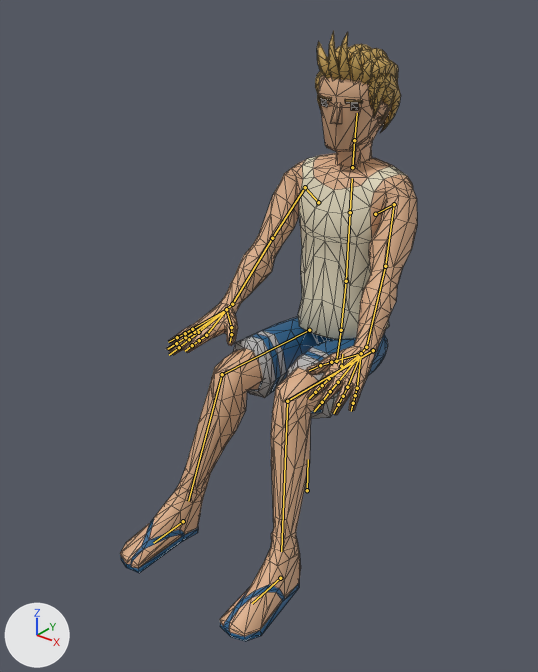
The glTF model js/models/avatars/club-crowd-m8.glb as it was, and as the next commit left it.
The view is the same before and after, from a 50 mm lens placed at (1.157, -1.722, 1.545), pointed at (-0.008, -0.266, 0.642). Every picture has the same lights, and +X, +Y and +Z are marked at lower left. The first picture is the older version. Both versions are drawn at frame 287 of the action 'Seated_Low_Loop'; the numbers are the values there. The bones that change, and the others that lie on the model, are drawn over the model as lines. Mesh edges are drawn as thin lines.

Objects in the first picture: 'Beach_Body'.
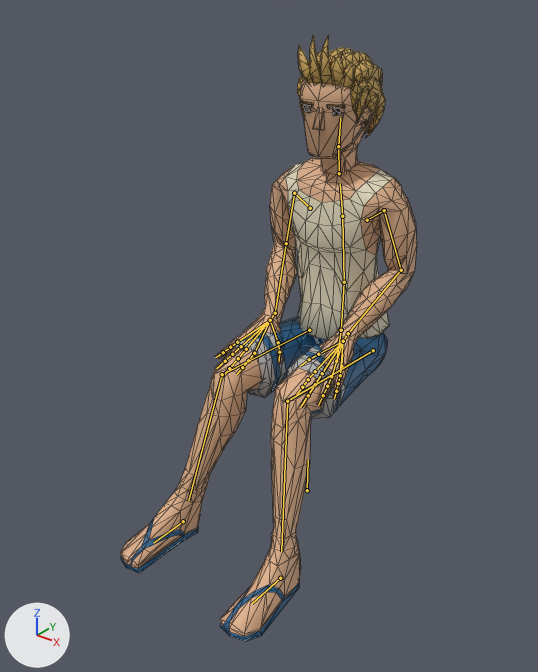
Location of each change, (x1, y1, x2, y2) in pixels of the pictures (538 x 672 px):
'Beach_Body', posed
    before: (120, 30, 417, 642)
    after: (120, 35, 417, 642)
bone 'Abdomen', root to tip
    before: (341, 330) to (346, 281)
    after: (341, 330) to (344, 282)
bone 'Torso', root to tip
    before: (346, 281) to (350, 212)
    after: (344, 282) to (342, 216)
bone 'Chest', root to tip
    before: (350, 212) to (352, 178)
    after: (342, 216) to (340, 183)
bone 'Neck', root to tip
    before: (352, 167) to (354, 140)
    after: (339, 173) to (338, 146)
bone 'Head', root to tip
    before: (354, 140) to (357, 113)
    after: (338, 146) to (340, 118)
bone 'UpperArm.L', root to tip
    before: (394, 204) to (385, 266)
    after: (384, 210) to (401, 270)
bone 'LowerArm.L', root to tip
    before: (385, 266) to (366, 347)
    after: (401, 270) to (348, 333)
bone 'Wrist.L', root to tip
    before: (366, 347) to (361, 353)
    after: (348, 333) to (343, 341)
bone 'UpperArm.R', root to tip
    before: (305, 187) to (272, 238)
    after: (294, 193) to (286, 243)
bone 'LowerArm.R', root to tip
    before: (272, 238) to (232, 304)
    after: (286, 243) to (275, 313)
bone 'Wrist.R', root to tip
    before: (232, 304) to (226, 309)
    after: (275, 313) to (270, 320)

The edits, one by one:
Bone 'Abdomen' (bone_abdomen) turns from (0, 0, 0) to (4, 0, 0) degrees about its own x, y and z.
Bone 'Torso' (bone_torso) turns from (0, 0, 0) to (5, 0, 0) degrees about its own x, y and z.
Bone 'Chest' (bone_chest) turns from (0, 0, 0) to (5, 0, 0) degrees about its own x, y and z.
Bone 'Neck' (bone_neck) turns from (0, 1, 0) to (-6, 1, 0) degrees about its own x, y and z.
Bone 'Head' (bone_head) turns from (-1, 2, -1) to (-8, 2, 0) degrees about its own x, y and z.
Bone 'UpperArm.L' (bone_upperarm_l) turns from (-59, -20, -38) to (-74, -4, 9) degrees about its own x, y and z.
Bone 'LowerArm.L' (bone_lowerarm_l) turns from (-1, 8, 3) to (-45, 32, -73) degrees about its own x, y and z.
Bone 'Wrist.L' (bone_wrist_l) turns from (19, 30, -25) to (31, 35, 17) degrees about its own x, y and z.
Bone 'UpperArm.R' (bone_upperarm_r) turns from (-58, 21, 38) to (-75, 6, -7) degrees about its own x, y and z.
Bone 'LowerArm.R' (bone_lowerarm_r) turns from (-1, -8, -3) to (-43, -33, 69) degrees about its own x, y and z.
Bone 'Wrist.R' (bone_wrist_r) turns from (18, -30, 25) to (30, -36, -16) degrees about its own x, y and z.
